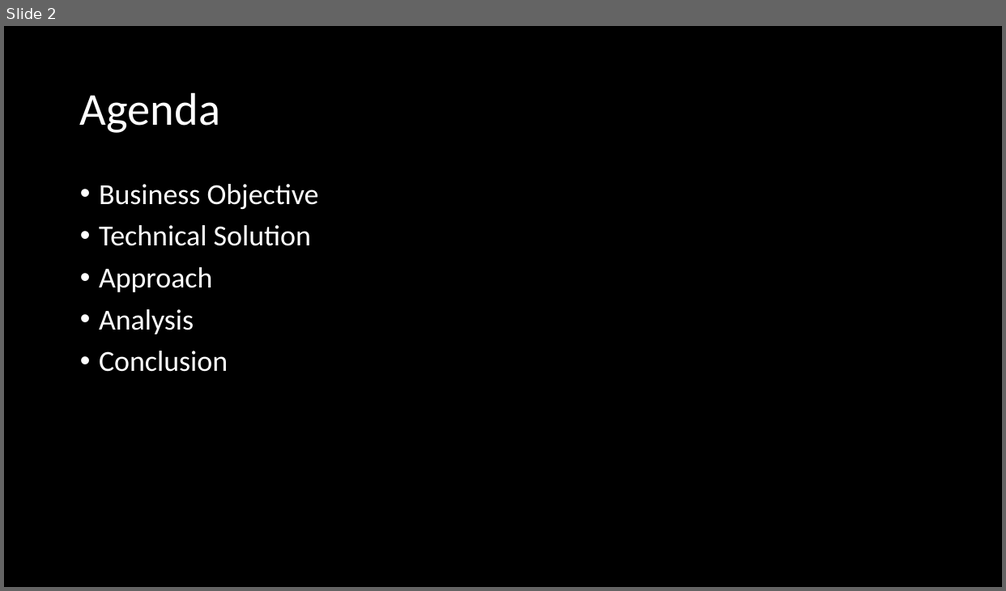
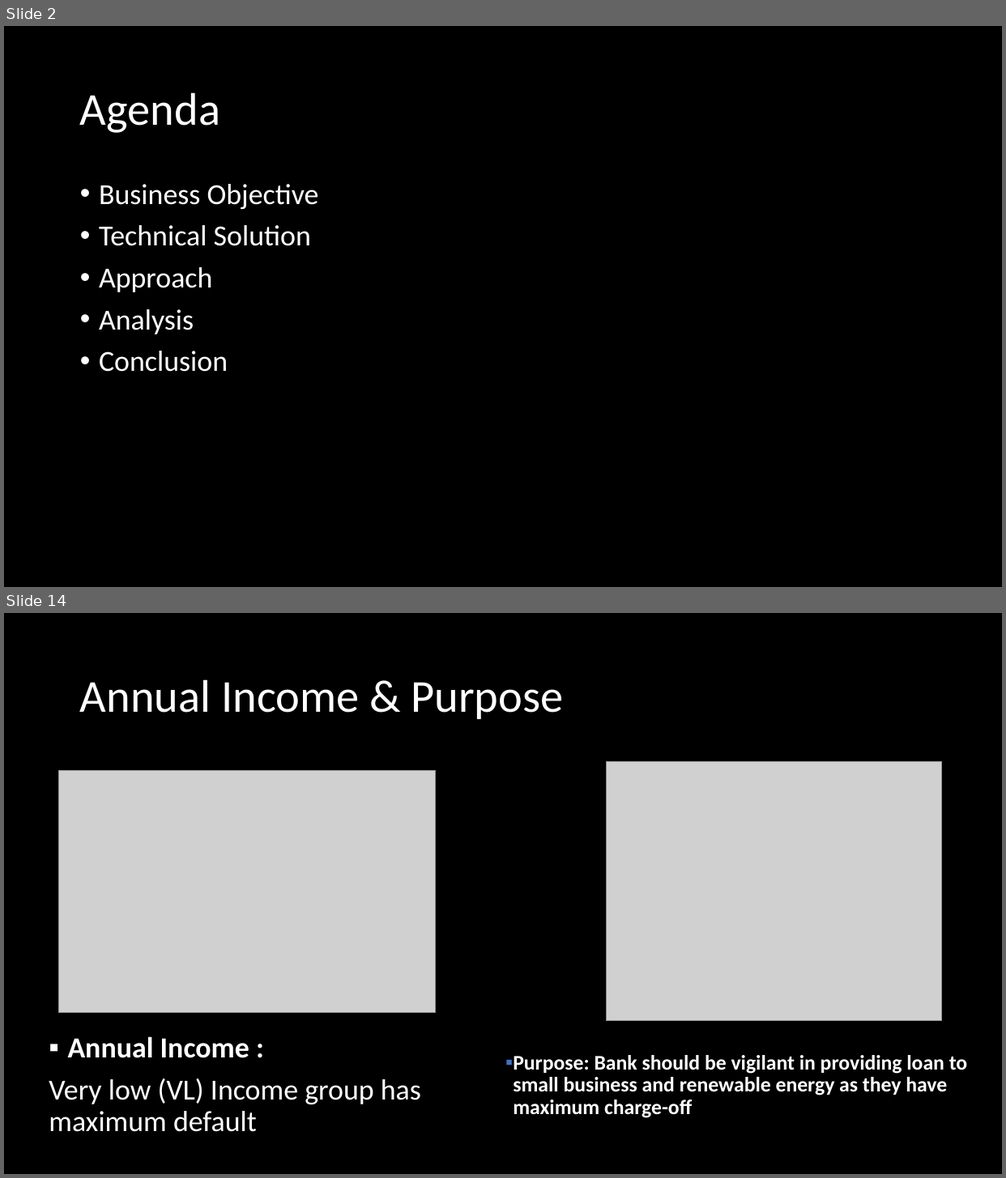
Before and after one commit to bineeshpc/case_study_01, a slide deck: UpGrad Case Study LendingClub.pptx. Shown one above the other, each under a label of ours: slide 2 before the commit, slides 2 and 14 after it; the slides between them are not shown. The pictures are 1006x591 and 1006x1178 pixels, drawn with LibreOffice and Linux fonts; fonts in the diff are those of the drawing; grey boxes stand for pictures. Boxes give left, top, right and bottom in pixels: in the first picture for what was removed or moved away, otherwise in the second. Text is boxed around its words. In the diff, an @@ line names an element or a change of style, - is before the commit and + after.

```diff
--- a/UpGrad Case Study LendingClub.pptx
+++ b/UpGrad Case Study LendingClub.pptx
@@ slide 14 added at [4, 613, 1002, 1174], background #000000 @@
@@ title added at [80, 679, 563, 719], 44 pt, text #FFFFFF @@
+Annual Income & Purpose
@@ picture added at [58, 770, 435, 1013] @@
@@ picture added at [606, 762, 942, 1021] @@
@@ text added at [49, 1037, 421, 1132], 28 pt, text #FFFFFF @@
+▪ Annual Income :
+Very low (VL) Income group has maximum default
@@ text added at [513, 1055, 967, 1118], 20 pt, text #FFFFFF, bold @@
+▪ Purpose: Bank should be vigilant in providing loan to small business and renewable energy as they have maximum charge-off
```
Also in this commit, not shown: 4 slides changed, 11 other slides added, 1 slide removed.
